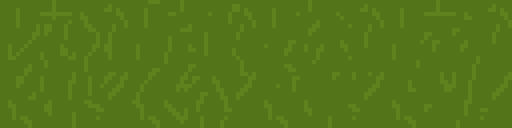
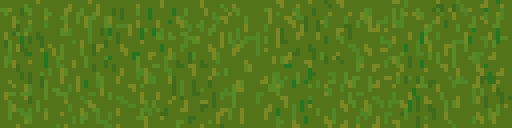
Layered file, before and after one edit (512px x 128px). Changes by layer:
renamed "Lager 3" to "Layer 0", painted on it over [0, 0, 512, 128]
removed layer "Lager 2" over [256, 0, 512, 128]
removed layer "Lager 1" over [128, 0, 512, 128]
removed layer "Bakgrund" over [0, 0, 512, 128]
